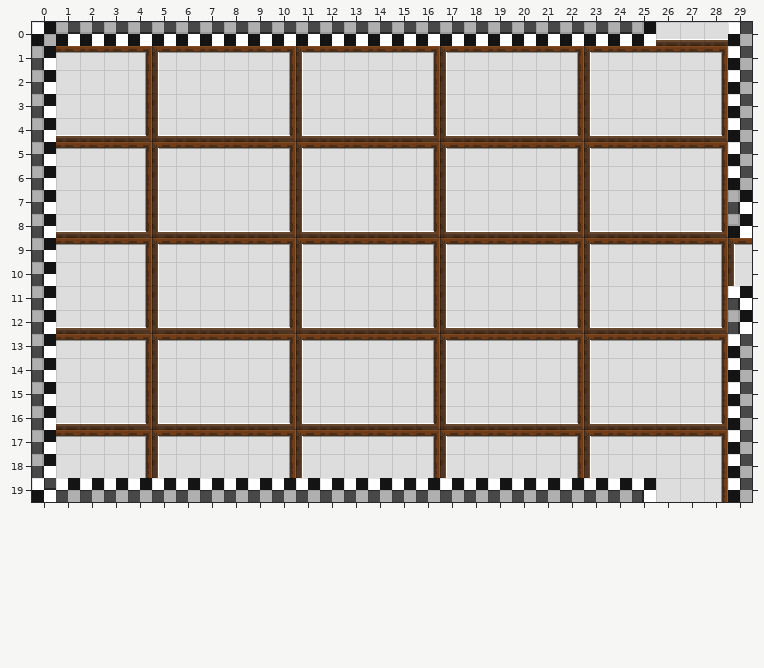
An edit to a level. Tiled map, Assets/maps/HubRooms/2 - Lower Class Rooms/B4 room.tmx. Above is the file before it was changed.
Cells are 16x16 px. Shown: x 0..29, y 0..19.
Now the later version:
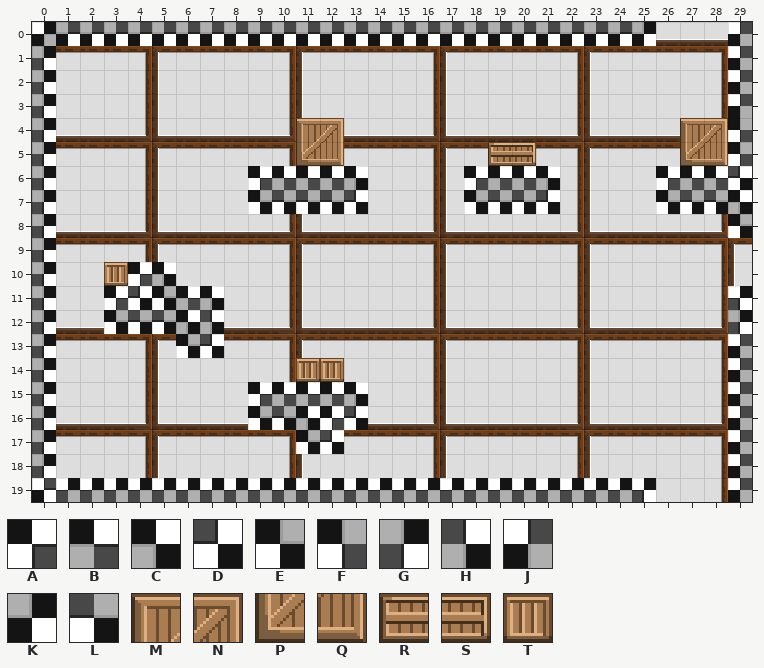
Key: from "Checkboard tileset": A 0, B 1, C 2, D 3, E 4, F 5, G 5 flipped left-right, H 7, J 7 flipped left-right, K 10 flipped left-right, L 11; from "PlaceholderSprites": M 9, N 10, P 24, Q 25, R 39, S 40, T 54.
_ is an empty cell, . an unchanged one.
Tiles of an added or newly shown layer are drawn over the layers below it.
The commit says: Couple low class rooms filled
The exact change:
--- layer "ground"
@@ x 9..29 @@
- 4 ....................J
- 5 ....................J
- 6 _____....____....___J
- 7 _____....____....___G
- 8 ....................K
+ 4 ....................F
+ 5 ....................F
+ 6 ABBBC....ABBC....ABBD
+ 7 ELLLD....ELLD....ELLC
+ 8 ....................E
@@ x 3..7 @@
-10 .__..
-11 _____
-12 _____
-13 ...__
+10 .AC..
+11 ADEBC
+12 ELLCH
+13 ...ED
@@ x 9..13 @@
-15 _____
-16 _____
-17 ..__.
+15 ABBBC
+16 ELCAD
+17 ..ED.
--- layer "placeholders (for game objects" (added)
@@ x 11..28 @@
- 4 __..............__
- 5 __......__......__
+ 4 MN..............MN
+ 5 PQ......RS......PQ
@@ x 3..3 @@
-10 _
+10 T
@@ x 11..12 @@
-14 __
+14 TT
Where, in picture pixels (left, top, right, bottom), the same in both pictures:
added: (248, 118, 368, 214)
changed: (656, 118, 752, 238)
added: (464, 142, 560, 214)
added: (104, 262, 224, 358)
added: (248, 358, 368, 454)
